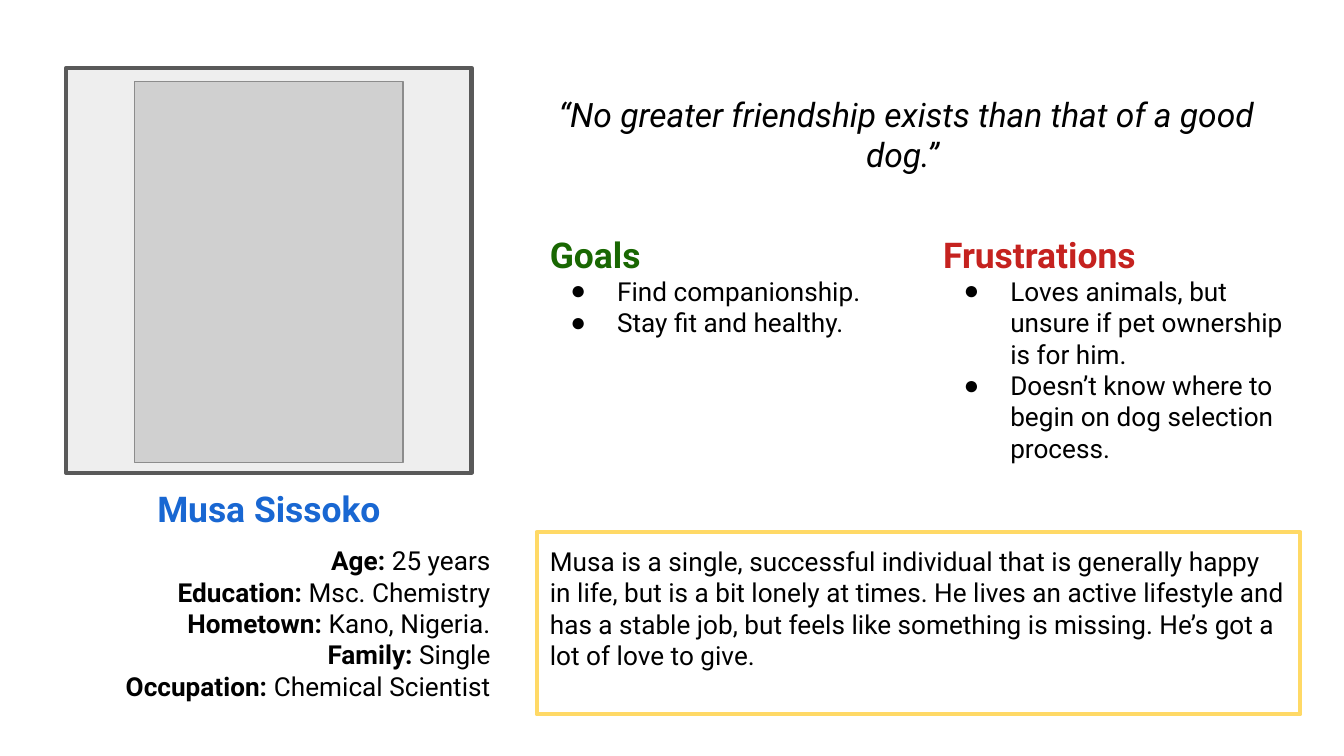
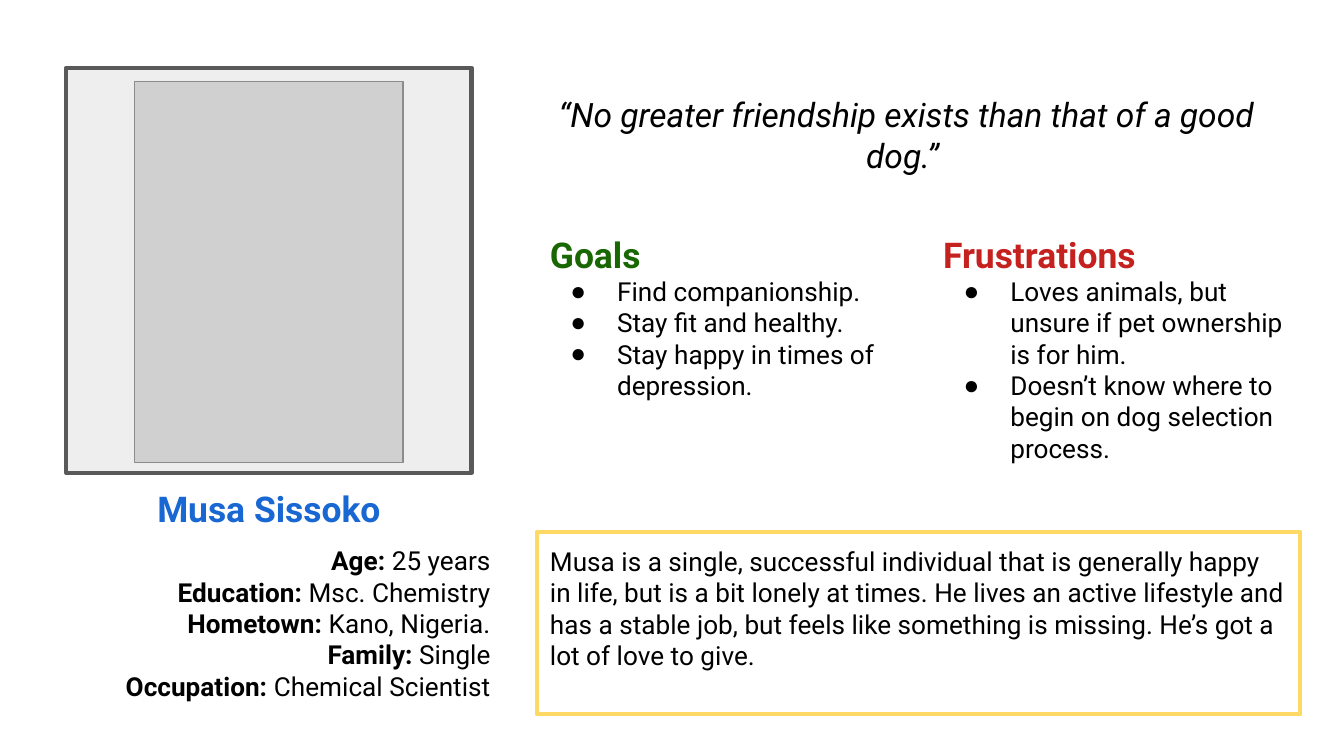
Before and after one commit to adex-badr18/google-ux-design, a slide deck: slide 1 of 02-ux-design-process/week1/Porfolio-project1-persona/Porfolio-Project-Persona.pptx. Drawn at 1344x756 pixels with LibreOffice and Linux fonts; fonts in the diff are those of the drawing; grey boxes stand for pictures. Boxes give left, top, right and bottom in pixels: in the first picture for what was removed or moved away, otherwise in the second. Text is boxed around its words. In the diff, an @@ line names an element or a change of style, - is before the commit and + after.

```diff
--- a/02-ux-design-process/week1/Porfolio-project1-persona/Porfolio-Project-Persona.pptx
+++ b/02-ux-design-process/week1/Porfolio-project1-persona/Porfolio-Project-Persona.pptx
@@ text at [617,344,874,401]: paragraph added @@
+● Stay happy in times of depression.
```
Also in this commit, not shown: 11 other files.
